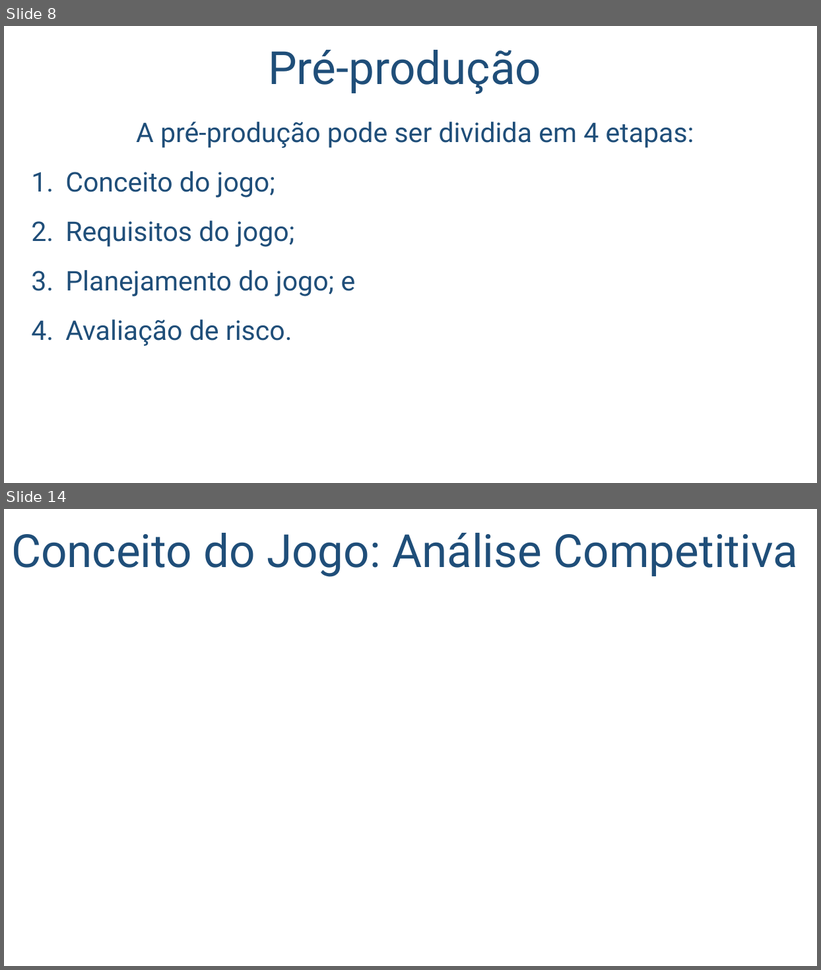
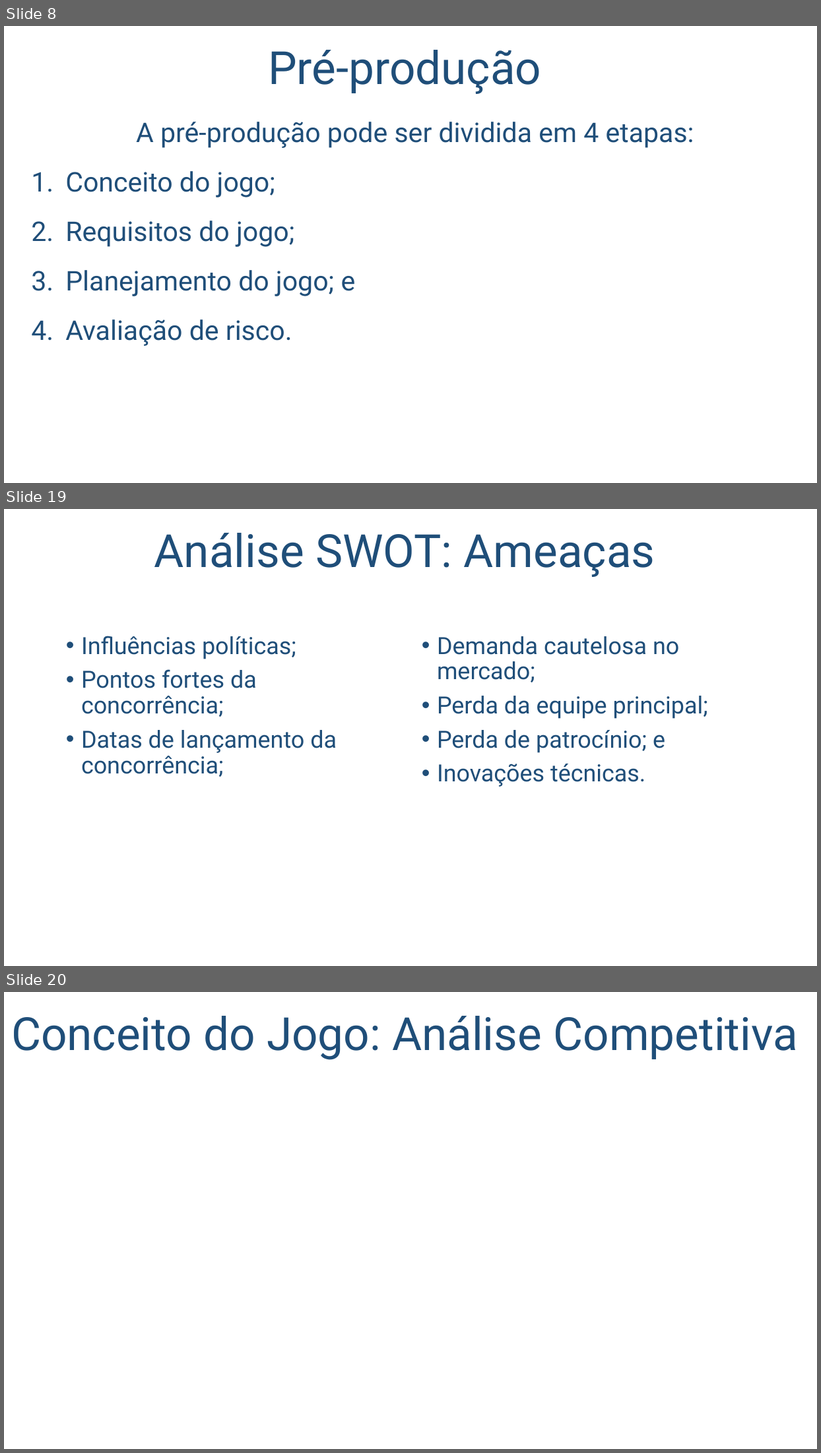
Before and after one commit to salmo-jr/public-slides, a slide deck: engenharia-de-software.pptx. Shown one above the other, each under a label of ours: slides 8 and 14 before the commit, slides 8, 19 and 20 after it; the slides between them are not shown. The pictures are 821x970 and 821x1453 pixels, drawn with LibreOffice and Linux fonts; fonts in the diff are those of the drawing; background and template pictures are left out. Boxes give left, top, right and bottom in pixels: in the first picture for what was removed or moved away, otherwise in the second. Text is boxed around its words. In the diff, an @@ line names an element or a change of style, - is before the commit and + after.

```diff
--- a/engenharia-de-software.pptx
+++ b/engenharia-de-software.pptx
@@ slide 19 added at bbox=[4, 509, 817, 966], background picture (left out) @@
@@ title added at bbox=[154, 533, 655, 577], 54 pt, text #1F4E79 @@
+Análise SWOT: Ameaças
@@ text added at bbox=[81, 636, 337, 777], 28 pt, text #1F4E79 @@
+• Influências políticas;
+• Pontos fortes da concorrência;
+• Datas de lançamento da concorrência;
@@ text added at bbox=[437, 636, 708, 787], 28 pt, text #1F4E79 @@
+• Demanda cautelosa no mercado;
+• Perda da equipe principal;
+• Perda de patrocínio; e
+• Inovações técnicas.
@@ what was slide 14 is now slide 20 @@
```
Also in this commit, not shown: 5 slides changed, 5 other slides added, 1 other file.
